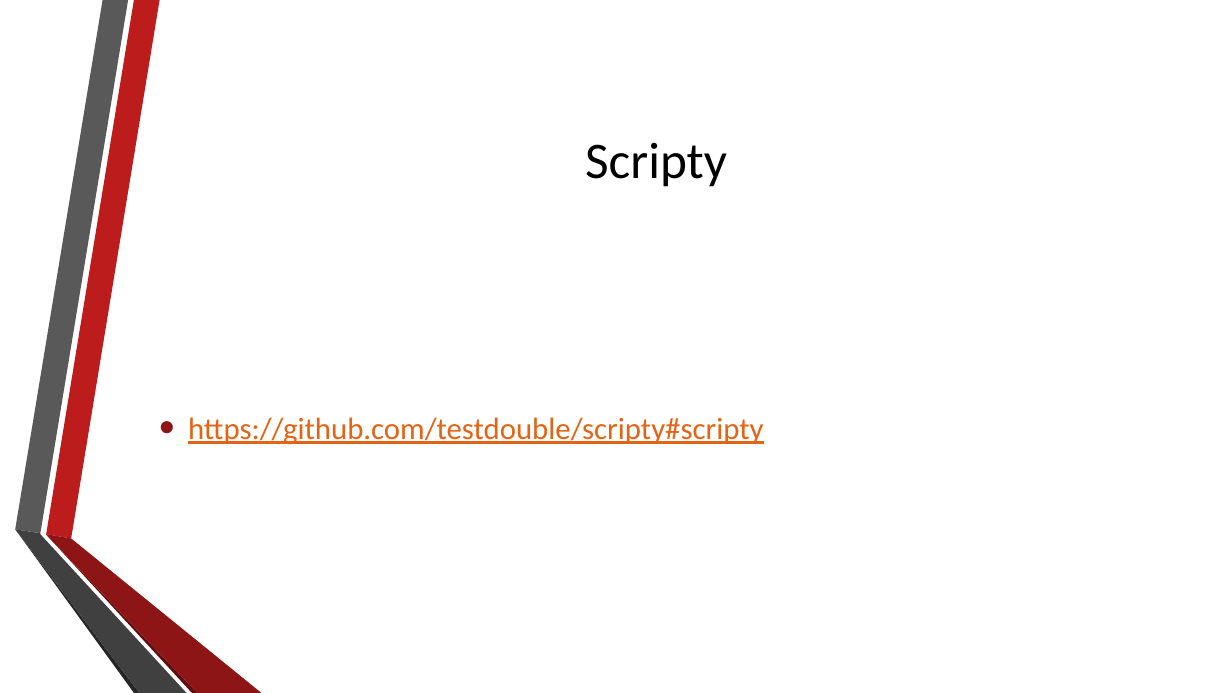
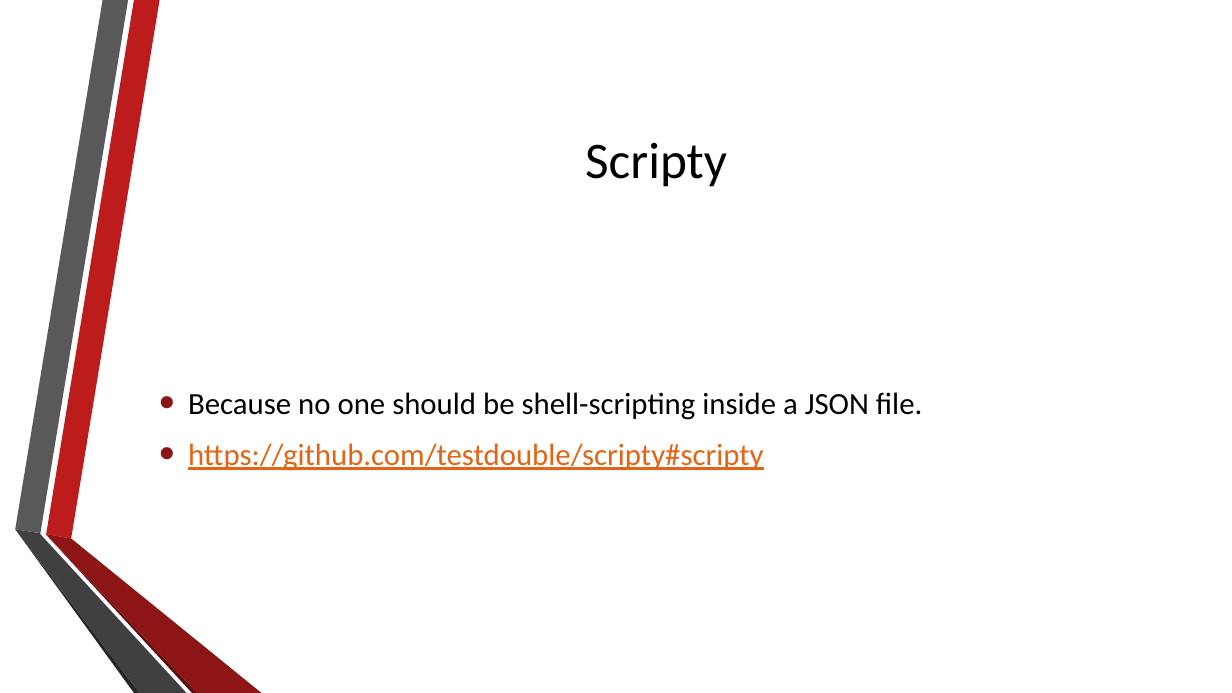
Before and after one commit to fyockm/npm-scripts, a slide deck: slide 9 of npm_scripts.pptx. Drawn at 1232x693 pixels with LibreOffice and Linux fonts; fonts in the diff are those of the drawing; background and template pictures are left out. Boxes give left, top, right and bottom in pixels: in the first picture for what was removed or moved away, otherwise in the second. Text is boxed around its words. In the diff, an @@ line names an element or a change of style, - is before the commit and + after.

```diff
--- a/npm_scripts.pptx
+++ b/npm_scripts.pptx
@@ text at (x1=188, y1=392, x2=922, y2=420): paragraph added @@
+• Because no one should be shell-scripting inside a JSON file.
```
Also in this commit, not shown: 1 other file.
